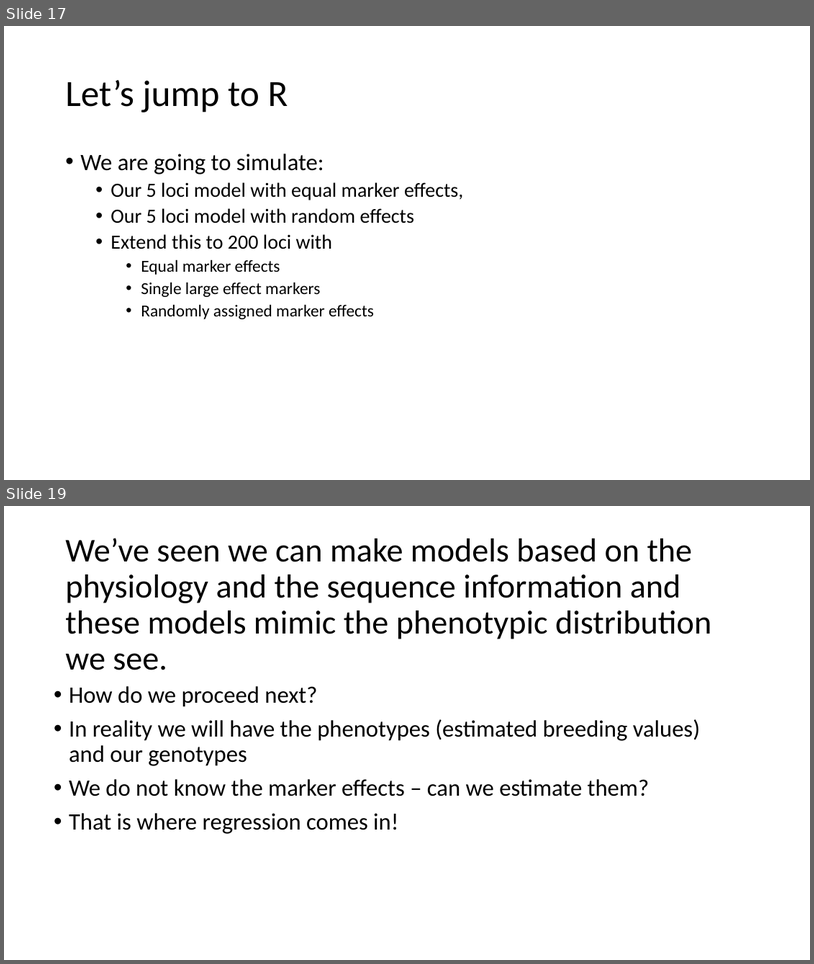
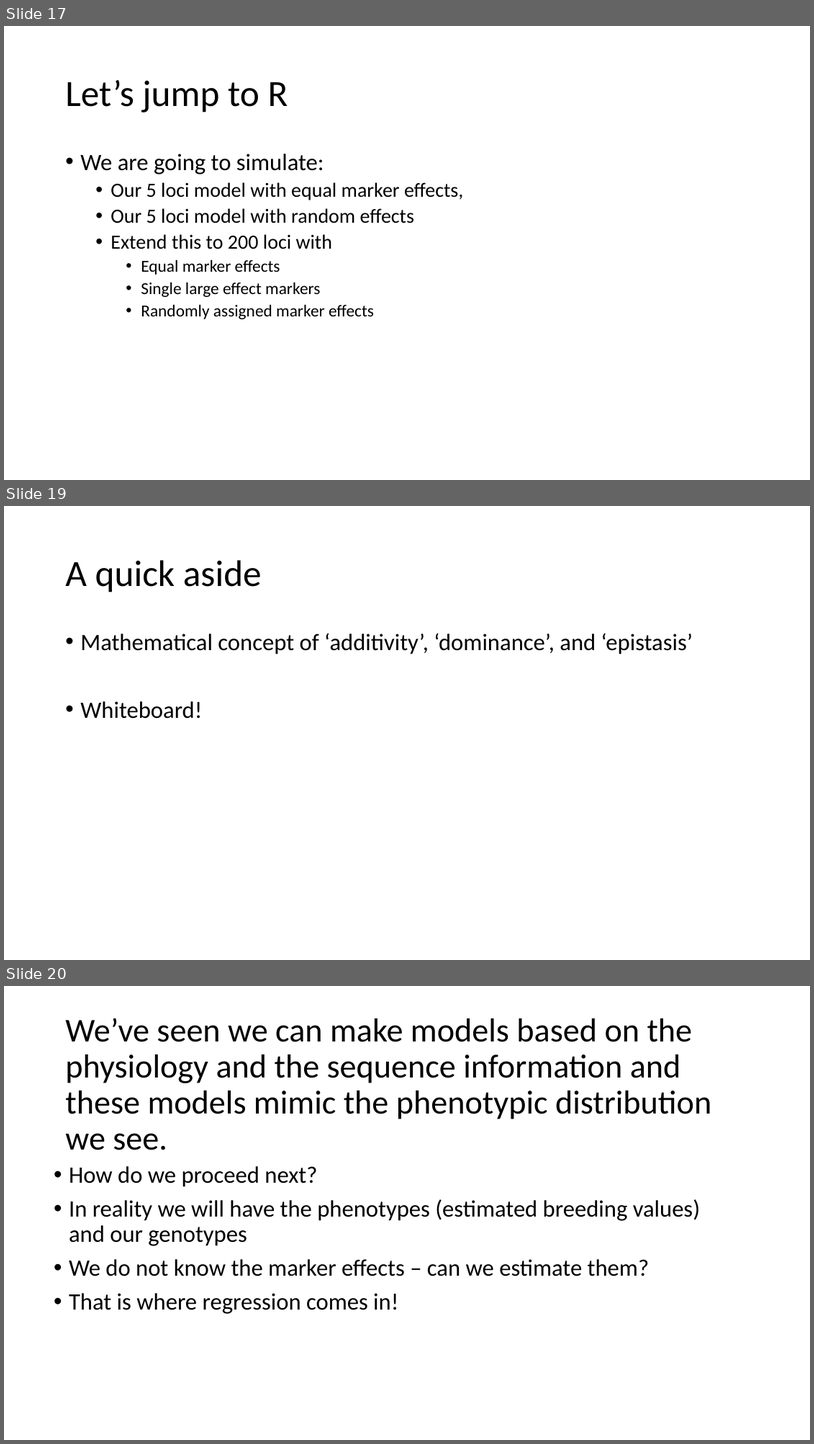
Before and after one commit to ter56/September2_2021_class, a slide deck: AdditiveModels_9_2_2021.pptx. Shown one above the other, each under a label of ours: slides 17 and 19 before the commit, slides 17, 19 and 20 after it; the slides between them are not shown. The pictures are 814x964 and 814x1444 pixels, drawn with LibreOffice and Linux fonts; fonts in the diff are those of the drawing. Boxes give left, top, right and bottom in pixels: in the first picture for what was removed or moved away, otherwise in the second. Text is boxed around its words. In the diff, an @@ line names an element or a change of style, - is before the commit and + after.

```diff
--- a/AdditiveModels_9_2_2021.pptx
+++ b/AdditiveModels_9_2_2021.pptx
@@ slide 19 added at (x1=4, y1=506, x2=810, y2=960), background #FFFFFF @@
@@ title added at (x1=65, y1=560, x2=262, y2=592), 44 pt, text #000000 @@
+A quick aside
@@ text added at (x1=80, y1=633, x2=693, y2=718), 28 pt, text #000000 @@
+• Mathematical concept of ‘additivity’, ‘dominance’, and ‘epistasis’
+• Whiteboard!
@@ what was slide 19 is now slide 20 @@
```
Also in this commit, not shown: 5 slides changed, 1 other file.
